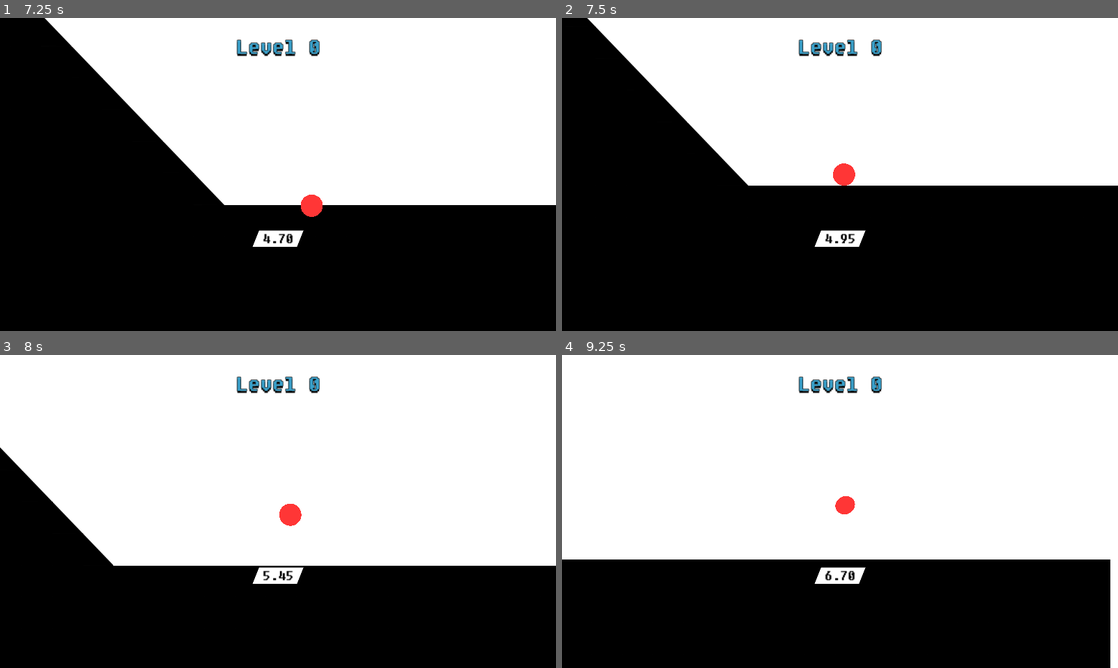
Above: before the commit, frames 1-4 (two rows, left to right).
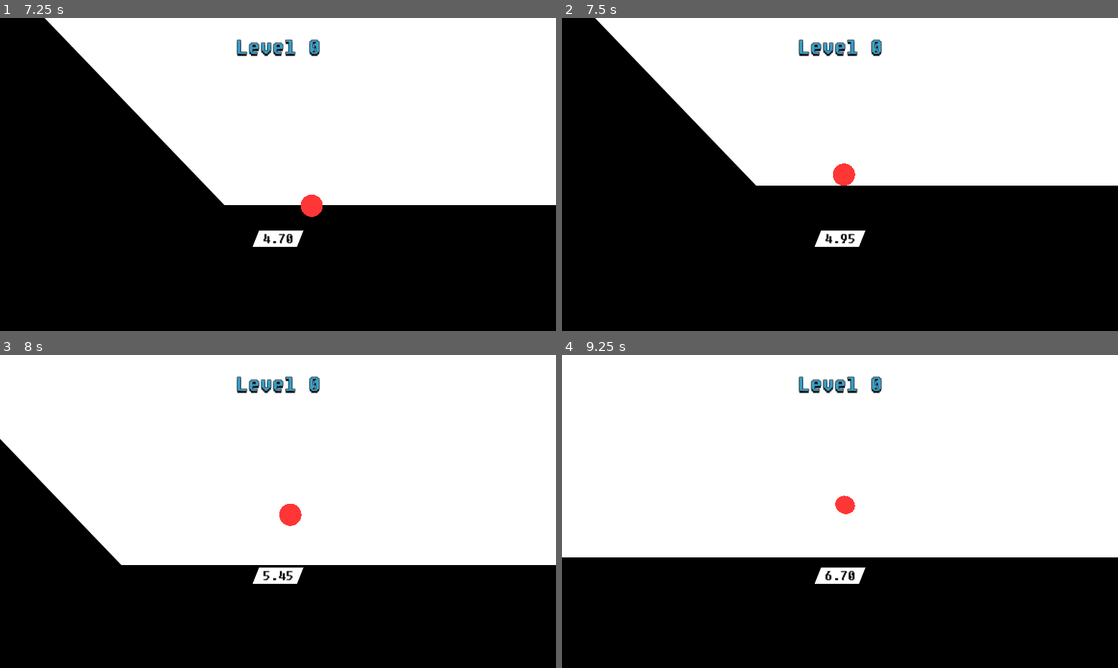
Above: after the commit, the same moments.

Repository: kagamiAL/CALHACKS_2024
Game: Godot game, scene res://scenes/UI/GameOver.tscn
Same seed, same stepped clock (60 frames per second), same inputs: the game is played once before the commit and once after it. This scene is started directly instead of the project's main scene.
Inputs:
- Up to frame 1 (7.25 s): tap Enter (ui_accept) at 0.5, 0.77, 3.02, 4.52, 5.27, 6.02 s; hold Right (ui_right) 0.53-1.25 s; click "Main menu" at 1.25 s; click "Play" at 2 s; hold Right (ui_right) 2.78-3.53 s; hold Left (ui_left) 3.53-5.78 s; hold Right (ui_right) from 5.78 s (still down)
- Up to frame 2 (7.5 s): keep holding Right (ui_right)
- Up to frame 3 (8 s): keep holding Right (ui_right); tap Enter (ui_accept) at 7.52 s
- Up to frame 4 (9.25 s): keep holding Right (ui_right); tap Enter (ui_accept) at 8.27, 9.02 s

Frame 1 is identical in both runs. In frame 2, 0.8% of the frame differs, in the area x 4-53%, y 0-54%; in frame 3, 0.8%; in frame 4, 1.2%, in the area x 0-100%, y 44-100%.

Commit message:
Added possible fix to wall clipping

Diff:
--- a/scenes/Player/Player.gd
+++ b/scenes/Player/Player.gd
@@ -25,10 +25,16 @@
 #Used to handle contact audio request
 var contact_audio_request: bool = false
 
+#Used to shoot raycast to prevent clipping in walls
+var last_position: Vector2;
+
 func _process(delta):
 	$%Time.text = "%.2f" % ((Time.get_ticks_msec() - initial_time) / 1000.)
 
 func _physics_process(delta):
+	#Prevent wall clipping
+	detect_wall_clipping()
+
 	# Add the gravity.
 	if not is_on_floor():
 		contact_audio_request = true
@@ -123,6 +129,20 @@
 	moveVector = targetPos;
 	reset_state = true;
 
+func detect_wall_clipping():
+	if last_position:
+		#Since RayCast2D Node is a weirdo we will directly calculate a raycast
+		var space_state = get_world_2d().direct_space_state
+		#Shoot a ray from last position to current
+		var query = PhysicsRayQueryParameters2D.create(last_position, self.global_position)
+		query.exclude = [self]
+		var result = space_state.intersect_ray(query)
+		if result:
+			print("Player collided with ", result.collider.name)
+			move_body(last_position)
+			return
+	last_position = self.global_position
+
 func _on_area_2d_body_shape_entered(body_rid, body, body_shape_index, local_shape_index):
 	_collisions.append(body_rid)
 
--- a/scenes/Player/Player.tscn
+++ b/scenes/Player/Player.tscn
@@ -129,7 +129,6 @@
 
 [node name="Player" type="RigidBody2D" groups=["player"]]
 physics_material_override = SubResource("PhysicsMaterial_pk2sw")
-continuous_cd = 2
 max_contacts_reported = 3
 contact_monitor = true
 script = ExtResource("1_3ef65")
